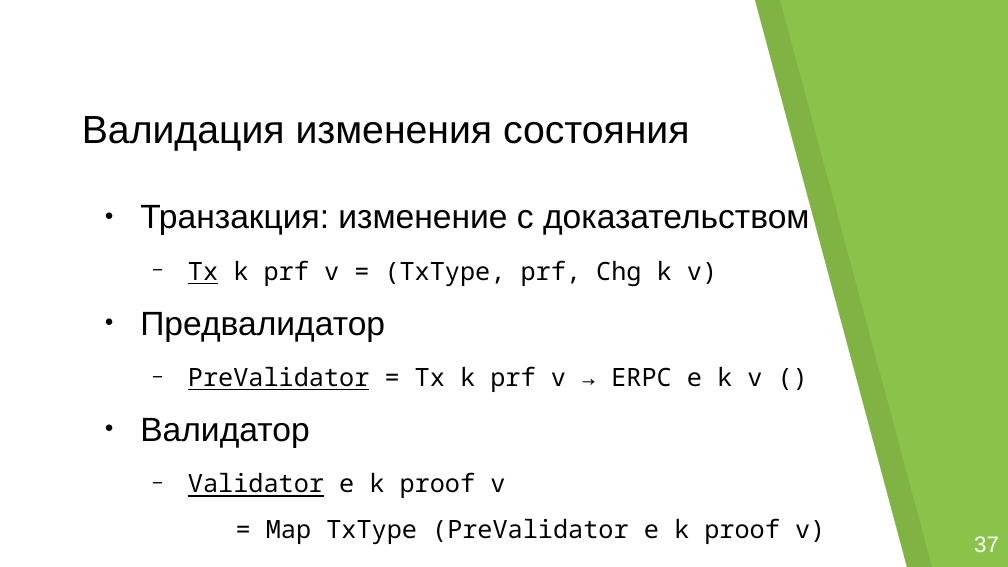
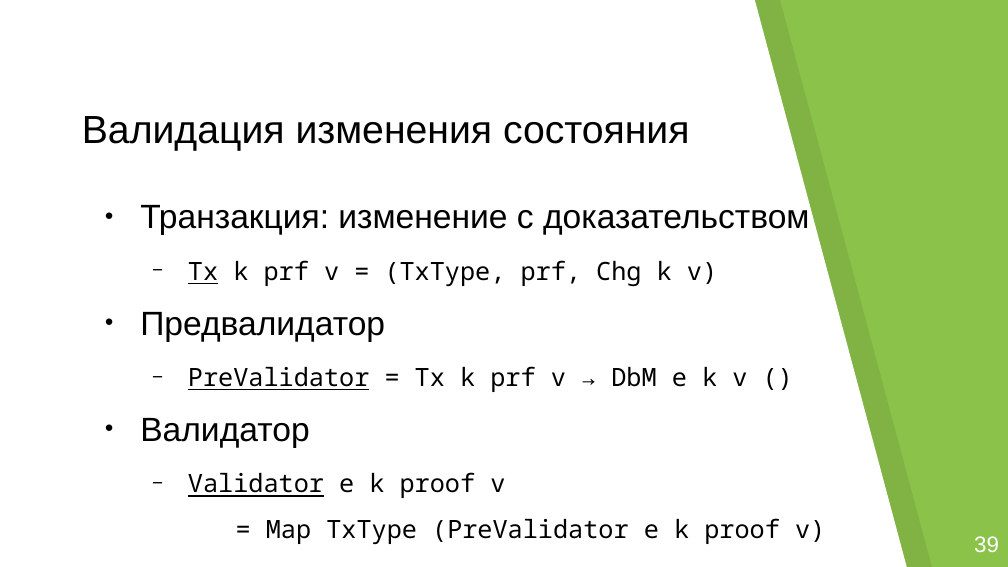
Before and after one commit to georgeee/itmo-master-thesis, a slide deck: slide 9 of presentation.odp. Drawn at 1008x567 pixels with LibreOffice and Linux fonts; fonts in the diff are those of the drawing; background and template pictures are left out. Boxes give left, top, right and bottom in pixels: in the first picture for what was removed or moved away, otherwise in the second. Text is boxed around its words. In the diff, an @@ line names an element or a change of style, - is before the commit and + after.

```diff
--- a/presentation.odp
+++ b/presentation.odp
@@ text at (188,366,747,392): text changed @@
-  − PreValidator = Tx k prf v → ERPC e k v ()
+  − PreValidator = Tx k prf v → DbM e k v ()
@@ text at (974,536,999,552): text changed @@
-37
+39
```
Also in this commit, not shown: 30 other slides changed, 3 slides added, 1 slide removed, 1 other file.
